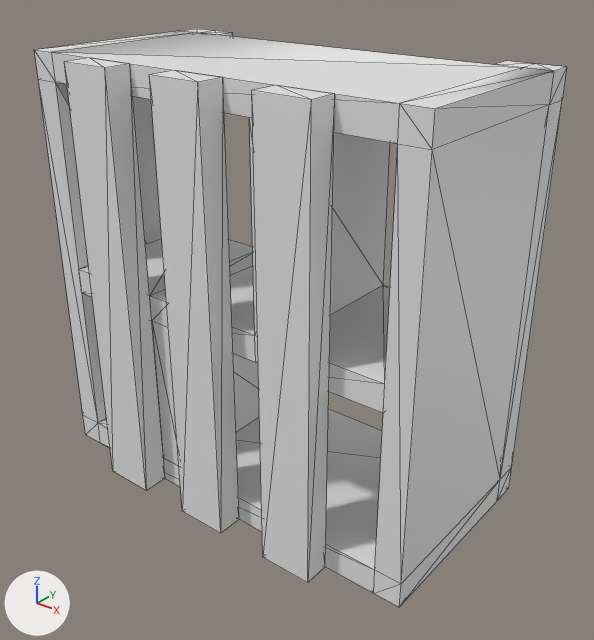
A saved change to the OBJ model mods/furniture/models/shelf_small.obj.
Camera for both pictures: a 50 mm lens placed at (1.12, -1.545, 0.754), pointed at (0.057, -0.216, -0.07). Every picture has the same lights, and +X, +Y and +Z are marked at lower left. Mesh edges are drawn as thin lines. Where no turn or scale is listed for an object, it has been applied to the vertices. Vertices at the same position are counted once.

Objects in the first picture: 'small_shelf_Cube.031'.
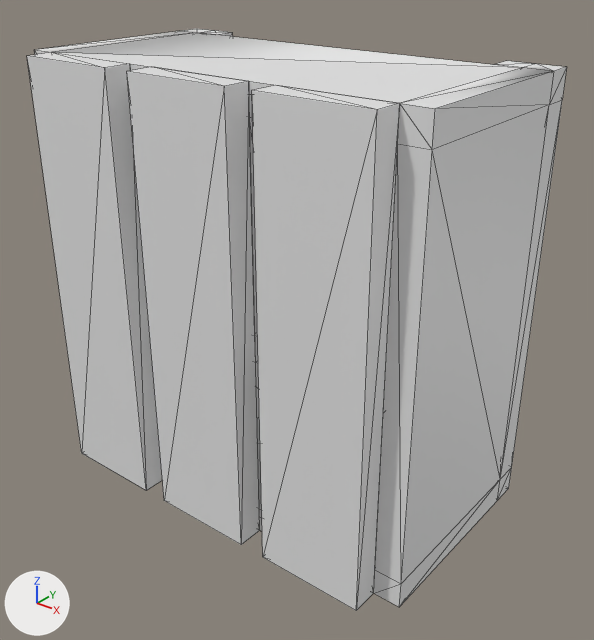
Where the change shows, as pixel boxes (x1, y1, x2, y2) in the pictures (594 x 640 px; the box of a moved part takes in the faces that stretch with it):
'small_shelf_Cube.031', reshaped: before (34, 29, 567, 607); after (27, 29, 567, 611)
part 1 of me_small_shelf_cube_031, added: after (127, 67, 260, 545)
part 2 of me_small_shelf_cube_031, moved or reshaped: before (64, 58, 146, 490); after (27, 52, 146, 490)
part 3 of me_small_shelf_cube_031, moved or reshaped: before (252, 85, 335, 583); after (252, 85, 400, 611)

The change, as a list of edits to the scene's bpy script:
```text
Change me_small_shelf_cube_031:
    used by ob_small_shelf_cube_031; location = (0.0, 0.0, 0.0)
    remove me_small_shelf_cube_031.from_pydata(...)  # 120 vertices, 246 faces; spans x -0.5..0.5, y -0.5..0.063, z -0.5..0.5
    add me_small_shelf_cube_031.from_pydata(...)  # 116 vertices, 246 faces; spans x -0.5..0.5, y -0.5..0.063, z -0.5..0.5
    me_small_shelf_cube_031 part 1: a new loose piece, a box spanning x -0.125..0.125, y -0.5..-0.437, z -0.5..0.5
    me_small_shelf_cube_031 part 2
    4 vertices are removed from x -0.312, y -0.5..-0.437, z -0.5..0.5
    10 faces are deleted
    2 vertices are added at (-0.438, -0.5, -0.5), (-0.438, -0.5, 0.5)
    10 new faces join them
    me_small_shelf_cube_031 part 3
    4 vertices are removed from x 0.312, y -0.5..-0.437, z -0.5..0.5
    10 faces are deleted
    2 vertices are added at (0.438, -0.5, -0.5), (0.438, -0.5, 0.5)
    10 new faces join them
```
